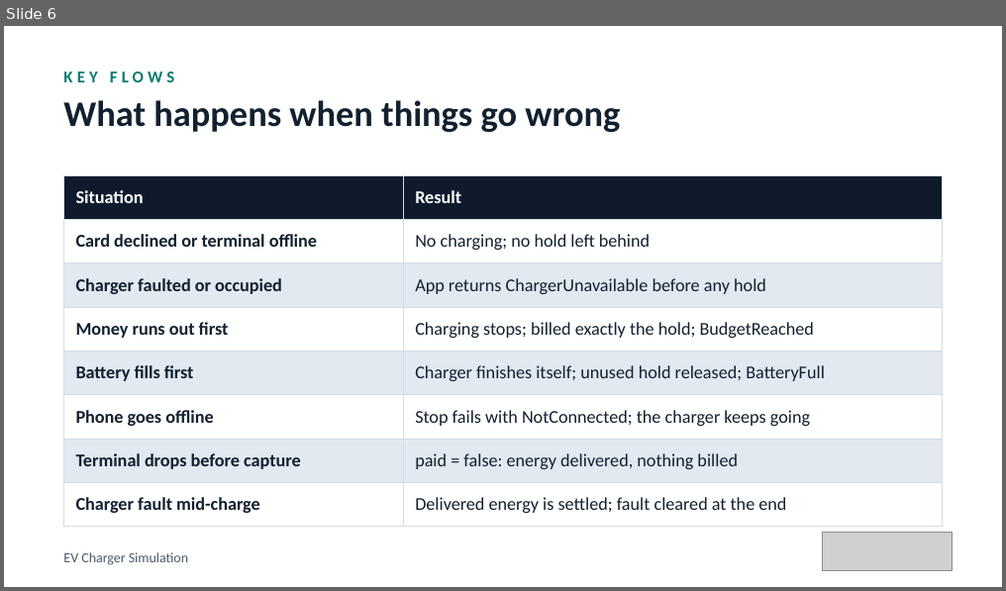
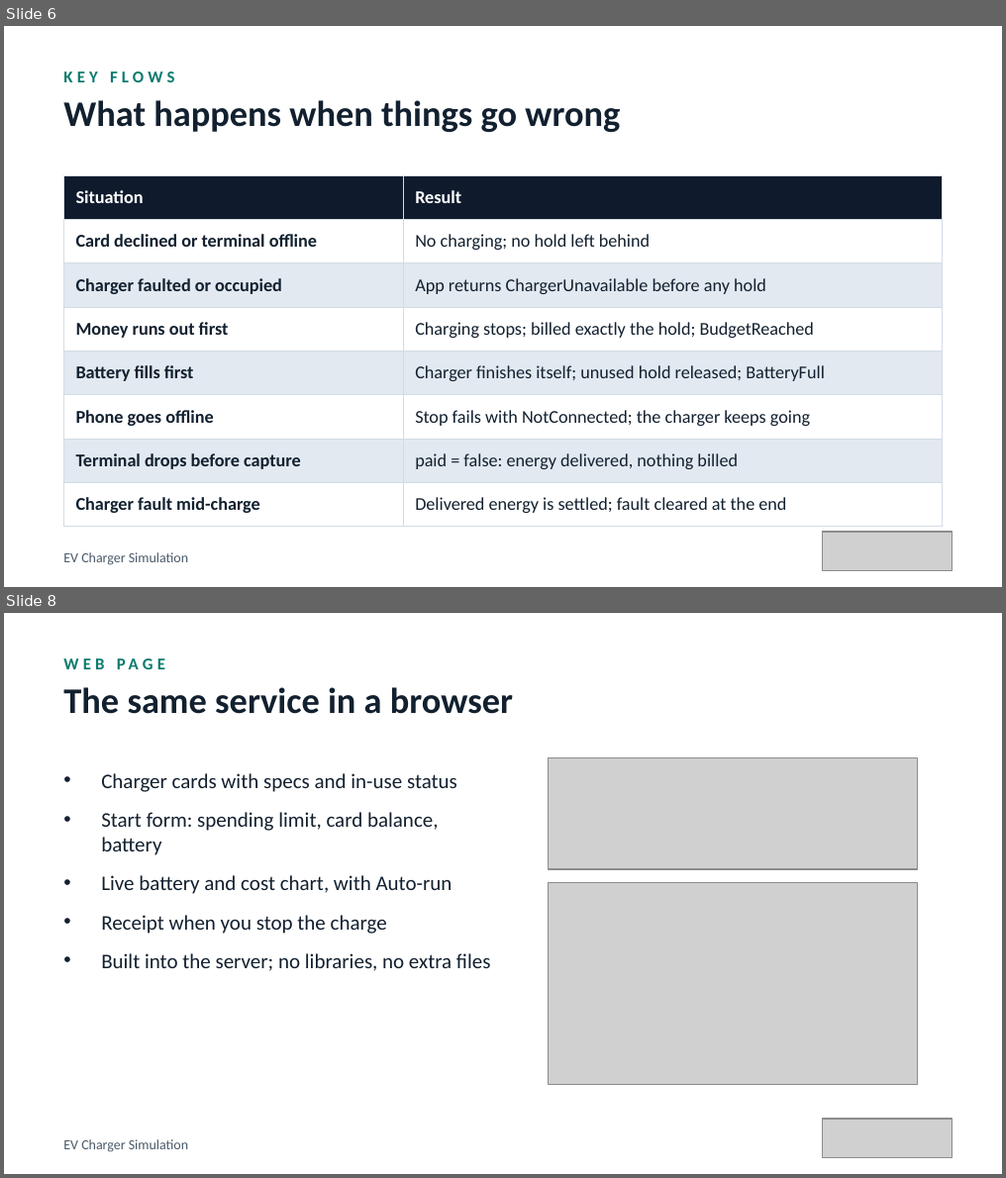
Before and after one commit to elitesoftwareqa/ev-charger, a slide deck: docs/presentation/EV-Charger-Simulation.pptx. Shown one above the other, each under a label of ours: slide 6 before the commit, slides 6 and 8 after it; the slides between them are not shown. The pictures are 1006x591 and 1006x1178 pixels, drawn with LibreOffice and Linux fonts; fonts in the diff are those of the drawing; grey boxes stand for pictures. Boxes give left, top, right and bottom in pixels: in the first picture for what was removed or moved away, otherwise in the second. Text is boxed around its words. In the diff, an @@ line names an element or a change of style, - is before the commit and + after.

Commit message:
Update report, presentation and REPORT.md for the REST service and web page

```diff
--- a/docs/presentation/EV-Charger-Simulation.pptx
+++ b/docs/presentation/EV-Charger-Simulation.pptx
@@ slide 8 added at (x1=4, y1=613, x2=1002, y2=1174), background #FFFFFF @@
@@ text added at (x1=63, y1=648, x2=943, y2=678), 12 pt, text #0B7A6E, bold @@
+WEB PAGE
@@ text added at (x1=63, y1=687, x2=513, y2=714), 26 pt, text #12202F, bold @@
+The same service in a browser
@@ picture added at (x1=548, y1=758, x2=917, y2=869) @@
@@ text added at (x1=101, y1=773, x2=491, y2=971), 15 pt, text #12202F @@
+• Charger cards with specs and in-use status
+• Start form: spending limit, card balance, battery
+• Live battery and cost chart, with Auto-run
+• Receipt when you stop the charge
+• Built into the server; no libraries, no extra files
@@ picture added at (x1=548, y1=882, x2=917, y2=1085) @@
@@ text added at (x1=63, y1=1140, x2=188, y2=1153), 10 pt, text #4A5A6B @@
+EV Charger Simulation
@@ picture added at (x1=823, y1=1119, x2=952, y2=1157) @@
```
Also in this commit, not shown: 7 other slides changed, 1 other slide added, 2 other files.
